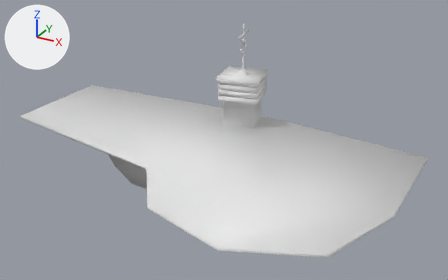
The OBJ model assets/models/aircraft_carrier.obj: old version first, new version second.
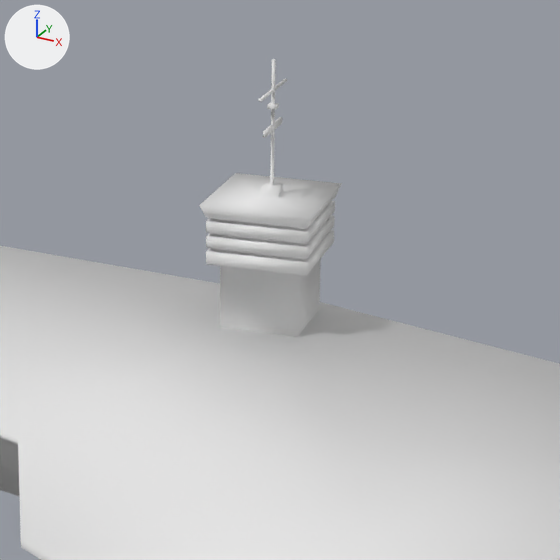
There are two pictures of each version: one whole from a 50 mm camera at (1.336, -2.245, 1.473) aimed at (0.158, -0.102, 0.401), one close up on the part from 31% to 79% of the width and 0% to 76% of the height. Every picture has the same lights, and +X, +Y and +Z are marked at upper left. Where no turn or scale is listed for an object, it has been applied to the vertices.

In view in the first close-up: 'Aircraft carrier'.
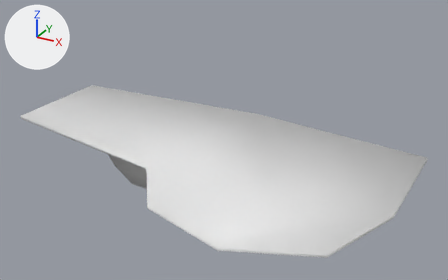
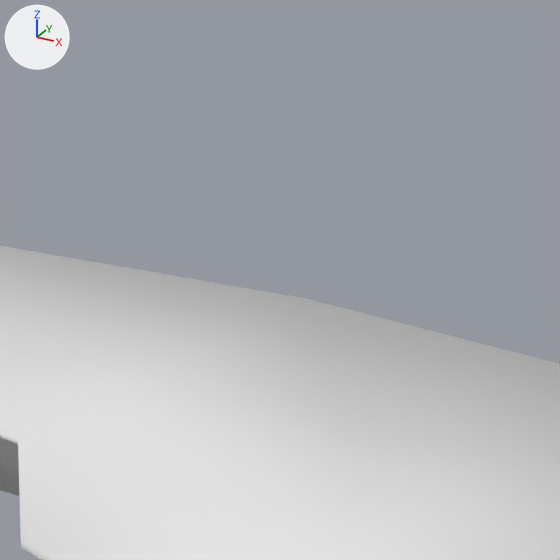
The change, as a diff of the scene's bpy script:
```diff
--- a/assets/models/aircraft_carrier.obj.py
+++ b/assets/models/aircraft_carrier.obj.py
@@ me_aircraft_carrier @@
 me_aircraft_carrier.from_pydata(...)  # 172 vertices, 162 faces; spans x -0.94..0.94, y -0.75..0.39, z 0.0..0.82
 # used by ob_aircraft_carrier; location = (0.0, 0.0, 0.0)
+# me_aircraft_carrier part 1: the loose piece of 128 vertices spanning x -0.06..0.18, y 0.15..0.38, z 0.33..0.82 is deleted
```

Location of each change, [x1, y1, x2, y2] in pixels of the close-ups (560 x 560 px):
'Aircraft carrier', reshaped: before [0, 59, 560, 560]; after [0, 246, 560, 560]
part 1 of me_aircraft_carrier, deleted: before [199, 59, 342, 337]
